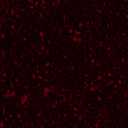
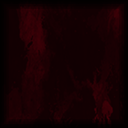
Layer changes from the first 128px x 128px image to the second:
added layer "Layer 3" above "Levels 1" over [0, 0, 128, 128]
added layer "Layer 2" above "Layer 1" over [0, 0, 128, 128]
